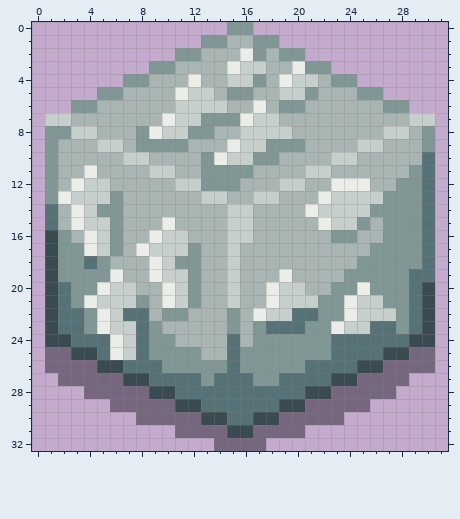
Two states of a pixel-art sprite, Assets/Sprites/Metal_Resource_Node.png. Above is the file before it was changed.
The file is 32x33 pixels.
The result:
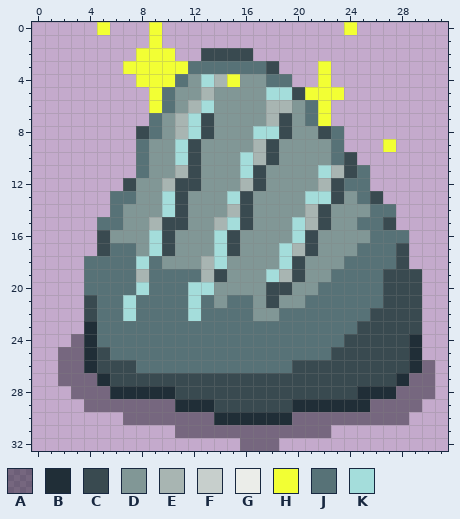
Palette (. is transparent): A #090a146b  B #202e37  C #394a50  D #819796  E #a8b5b2  F #c7cfcc  G #ebede9  H #f2ff34  J #577277  K #a4dddb
Changes in this commit:
@@ x 0..31 @@
- 0 ...............DD...............
- 1 .............DDEEDD.............
- 2 ...........DDEEEGDEDD...........
- 3 .........DDEEEEGFFEEGDD.........
- 4 .......DDEEEGEEFFDEGFFEDD.......
- 5 .....DDEEEEGFFEDDEEFFDEEEDD.....
- 6 ...DDEEEEEEFFFFEEGEDDEEEEEEDD...
- 7 .FFEEEEEEEGFFDDDGFFEEEEEEEEEEFF.
- 8 .DDFFEEEDGFFDDEEFFFFEEEEEEEFFED.
- 9 .DEEEFFEDDDDEEEGFFDDDEEEEFFEEED.
-10 .DEEEEEFFEEEEDGFFDDEEEEFFEEEEEJ.
-11 .DEEGEEEEFFEEDDDDEEEEFFEEEEEEDJ.
-12 .DEGFFEEEEEFFDDDEEEFFEEGGGEEDDJ.
-13 .DGFFFDEEEEEEFFEEFFEEEGFFFFDDDJ.
-14 .JEGFDDEEEEEEEEFFEEEEGFFFFDDDDJ.
-15 .JEGFFDEEEGEEEEFFEEEEEGFFDEDDDJ.
-16 .CDEGFDEEGFFEEEFFEEEEEEDDEEDDDJ.
-17 .CDDGFDEGFFFDEEFEEEEEEEEEEDDDDJ.
-18 .CDDJDEEEGFDDEEFEEEEEEEEEDDDDDJ.
-19 .CDDDDGEEGFFDEEFEEEGEEEEDDDDDJJ.
-20 .CJDDGFFEEGFDEEFEEGFFEEDDGDDDJC.
-21 .CJDGFFFDEGFDEEFEEGFFFDDGFFDDJC.
-22 .CJJDGFJJEDDEEEDEGFFJJDDGFFFDJC.
-23 .CJJDGFFJDEEEEEDEDJJJDDGFFJJDJC.
-24 .CCJJJGFJDDEEEEJEDDDDDDJJJJJJCC.
-25 .AACCJGFJDDDDEEJDDDDDDDJJJJCCAA.
-26 .AAAACCJJJDDDDDJDDDDDJJJJCCAAAA.
-27 ..AAAAACCJJJJDJJJDDJJJJCCAAAA...
-28 ....AAAAACCJJJJJJJJJJCCAAAAA....
-29 ......AAAAACCJJJJJJCCAAAAA......
-30 ........AAAAACCJJCCAAAAA........
-31 ...........AAAACCAAAA...........
-32 ..............AAAA..............
+ 0 .....H...H..............H.......
+ 1 .........H......................
+ 2 ........HHH..CCCC...............
+ 3 .......HHHHHJJJJJJC...H.........
+ 4 ........HHHJDKEHDDJJ..H.........
+ 5 .........HJDDEDDDDKKCHHH........
+ 6 .........HJDEKDDDDEEDJH.........
+ 7 .........JDEKCDDDDECDJH.........
+ 8 ........CJDEKCDDDKKCDDCJ........
+ 9 ........JDDKCDDDDECDDDDJ...H....
+10 ........JDDKCDDDKECDDDDJC.......
+11 ........JDDECDDDKCDDDDKECJ......
+12 .......CDDECCDDDECDDDDECJJ......
+13 ......JJDDKCDDDKCDDDDKKCDJC.....
+14 ......JDDDKCDDDECDDDDECDDDJJ....
+15 .....JJDDECCDDEKCDDDKECDDJJC....
+16 .....CDDDKCDDDKCDDDDKCDDDDJJJ...
+17 .....CJJDKCDDDKCDDDKECDDDJJJC...
+18 ....JJJJKJDDDEKDDDDKCDDDJJJJC...
+19 ....JJJJEJJJJECDDDKECDDJJJJCCC..
+20 ....JJJJKJJJKKDDDDCCDDJJJJJCCC..
+21 ....CJJKJJJJKJDJJDCDDJJJJJJCCC..
+22 ....CJJKJJJJKJJJJDDJJJJJJJCCCC..
+23 ....BJJJJJJJJJJJJJJJJJJJJCCCCC..
+24 ...ABJJJJJJJJJJJJJJJJJJJCCCCCB..
+25 ..AABCJJJJJJJJJJJJJJJJJCCCCCCB..
+26 ..AABCCCJJJJJJJJJJJJCCCCCCCCCBA.
+27 ..AAABCCCCCCCCCCCCCCCCCCCCCCBAA.
+28 ...AAABBBBBCCCCCCCCCCCCCCBBBAAA.
+29 ....AAAAAAABBBCCCCCCBBBBBBAAAA..
+30 .......AAAAAAABBBBBBAAAAAAAAA...
+31 ...........AAAAAAAAAAAA.........
+32 ................AAA.............
